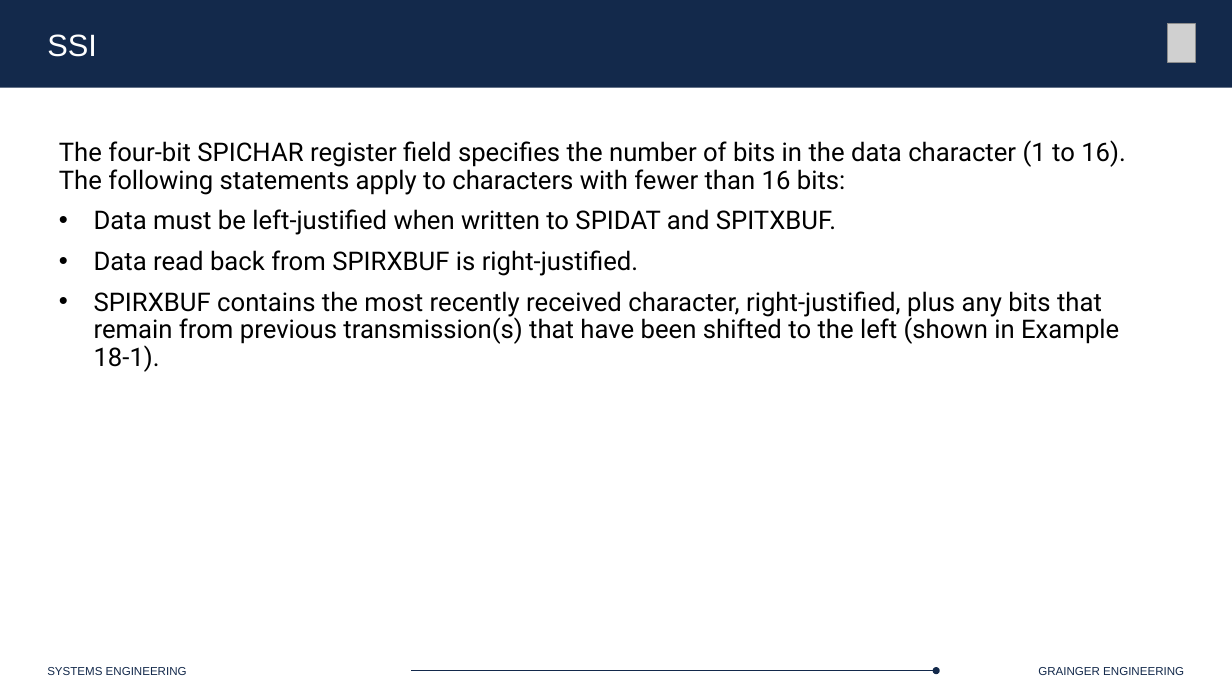
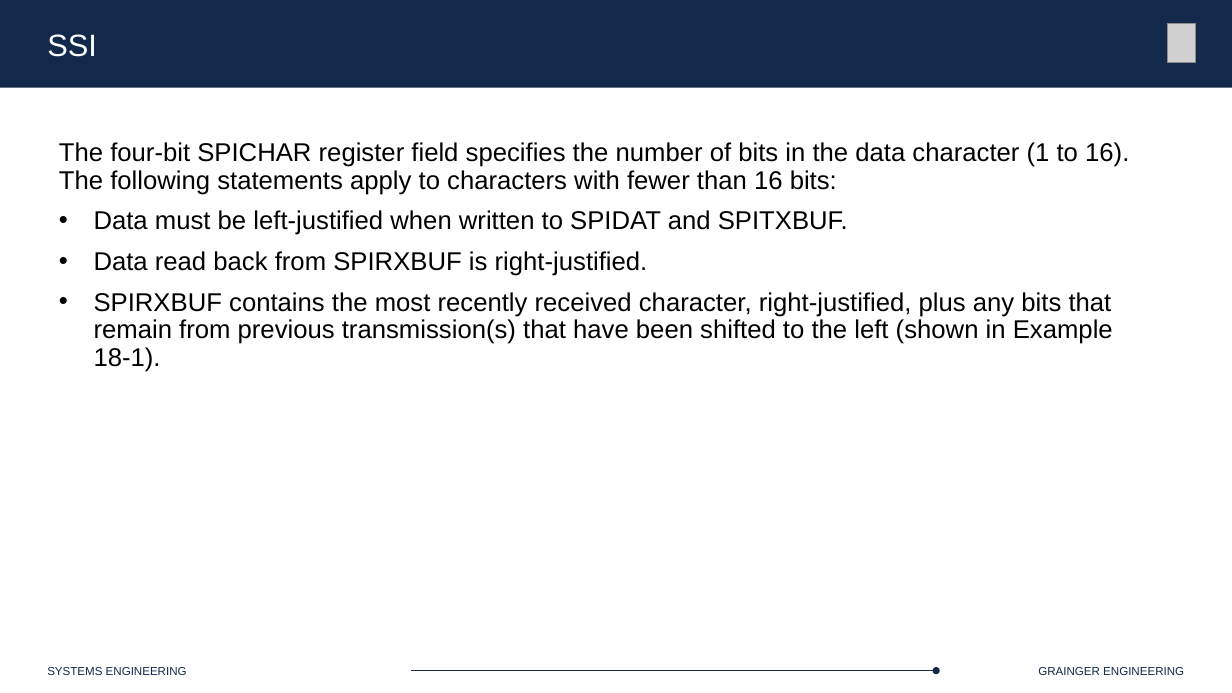
Before and after one commit to Marius-Juston/SE-423---Class-Material, a slide deck: slide 55 of Lectures/Slides/L6.pptx. Drawn at 1232x693 pixels with LibreOffice and Linux fonts; fonts in the diff are those of the drawing; grey boxes stand for pictures. Boxes give left, top, right and bottom in pixels: in the first picture for what was removed or moved away, otherwise in the second. Text is boxed around its words. In the diff, an @@ line names an element or a change of style, - is before the commit and + after.

```diff
--- a/Lectures/Slides/L6.pptx
+++ b/Lectures/Slides/L6.pptx
@@ text "The four-bit SPICHAR register field ..." at (59,142,1129,372): font Roboto to Arial @@
```
Also in this commit, not shown: 1 other slide changed.
